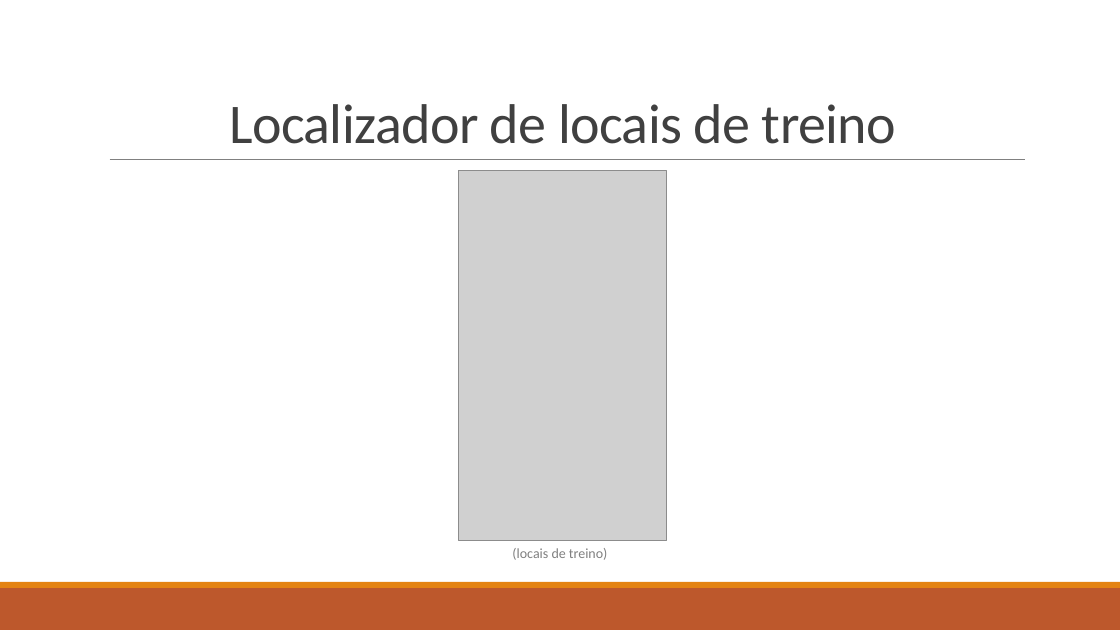
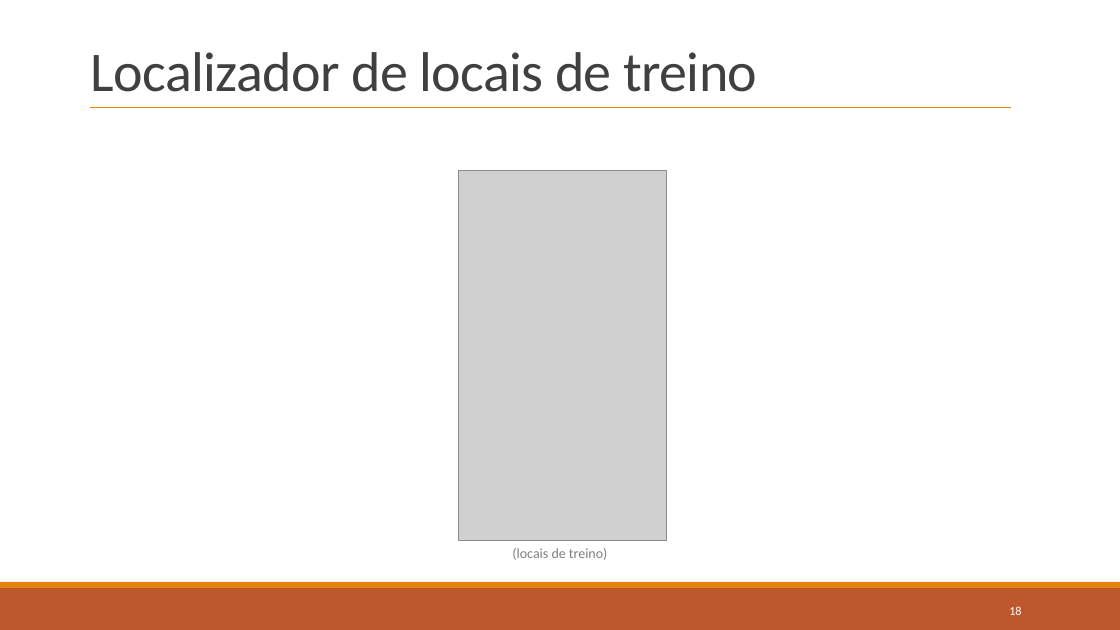
Before and after one commit to lodyny/ProjetoCM, a slide deck: slide 18 of CM-Not-So-Chubby_E3.pptx. Drawn at 1120x630 pixels with LibreOffice and Linux fonts; fonts in the diff are those of the drawing; grey boxes stand for pictures. Boxes give left, top, right and bottom in pixels: in the first picture for what was removed or moved away, otherwise in the second. Text is boxed around its words. In the diff, an @@ line names an element or a change of style, - is before the commit and + after.

```diff
--- a/CM-Not-So-Chubby_E3.pptx
+++ b/CM-Not-So-Chubby_E3.pptx
@@ title "Localizador de locais de treino": place and size @@
-title "Localizador de locais de treino" at [229, 104, 896, 144]
+title "Localizador de locais de treino" at [91, 52, 757, 92]
@@ line added from (90, 108) to (1012, 108), #E48312 1 pt @@
@@ rectangle added at [108, 140, 1035, 181], fill #FFFFFF, outline #FFFFFF 1.25 pt @@
@@ line removed from (110, 160) to (1026, 160) @@
@@ page number added at [1009, 606, 1021, 615], 10.5 pt, text #FFFFFF @@
+18
```
Also in this commit, not shown: 17 other slides changed, 1 other file.
